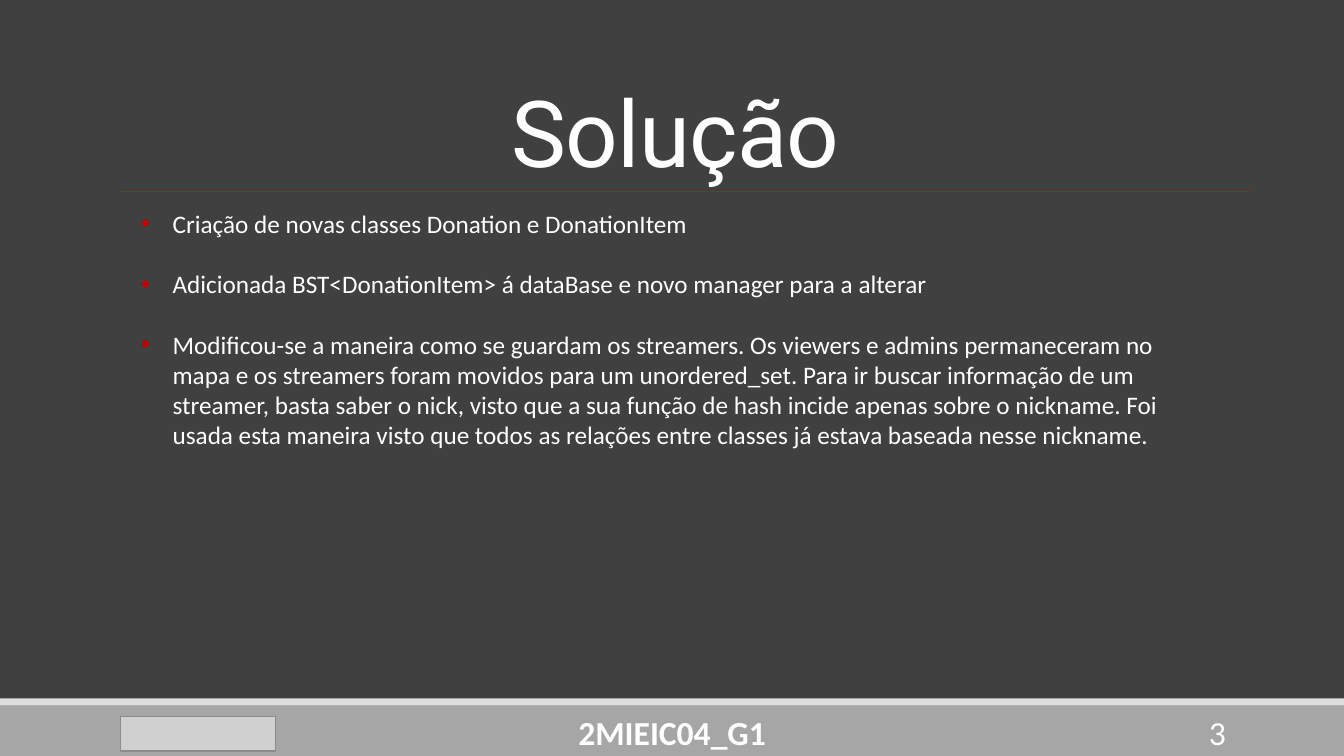
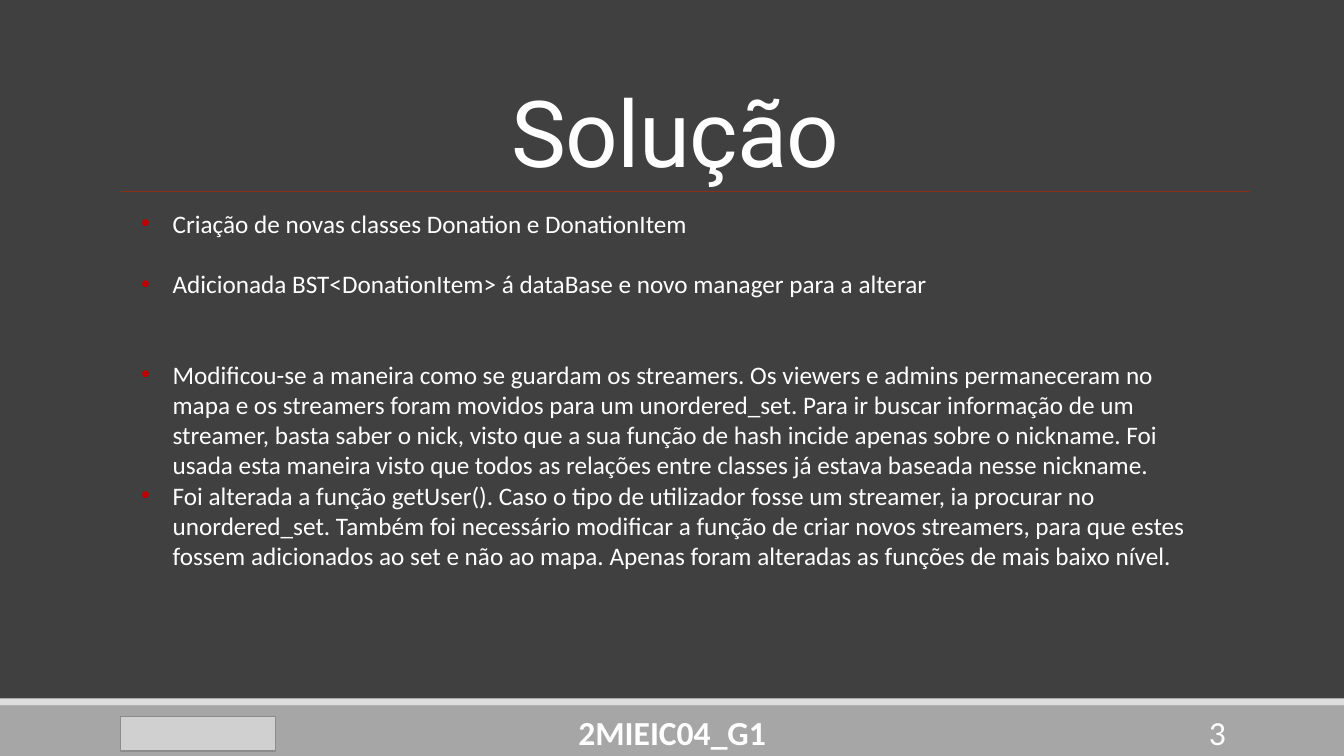
Before and after one commit to DoStini/FEUP-AEDA-proj, a slide deck: slide 3 of StreamZ__P2.pptx. Drawn at 1344x756 pixels with LibreOffice and Linux fonts; fonts in the diff are those of the drawing; grey boxes stand for pictures. Boxes give left, top, right and bottom in pixels: in the first picture for what was removed or moved away, otherwise in the second. Text is boxed around its words. In the diff, an @@ line names an element or a change of style, - is before the commit and + after.

```diff
--- a/StreamZ__P2.pptx
+++ b/StreamZ__P2.pptx
@@ text at [173, 487, 1184, 569]: paragraph added @@
+• Foi alterada a função getUser(). Caso o tipo de utilizador fosse um streamer, ia procurar no unordered_set. Também foi necessário modificar a função de criar novos streamers, para que estes fossem adicionados ao set e não ao mapa. Apenas foram alteradas as funções de mais baixo nível.
```
Also in this commit, not shown: 4 other slides changed.
